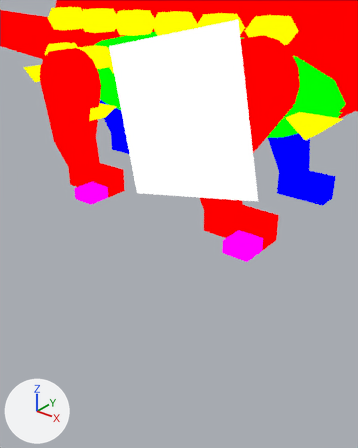
Before and after pictures for a commit that changed the Blender file assets-source/blender/motion/ankylosaurus-dance.blend.
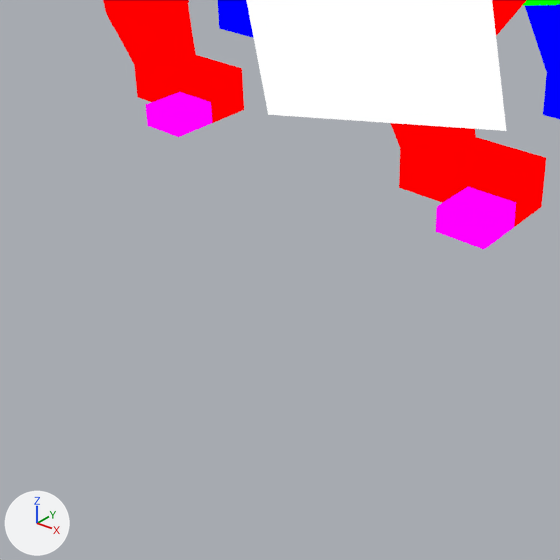
Each version is shown from a camera (50 mm lens) standing at (80.63, -34.28, 16.74) and looking at (75.88, -28.35, 13.06), then close up on the part from 0% to 80% of the width and 30% to 94% of the height. The lights are fixed; the arrows at lower left show +X, +Y and +Z. The last two pictures show the newer version.

In view in the first close-up: 'DinoTycoon_Motion_ankylosaurus_dance_eye', 'DinoTycoon_Motion_ankylosaurus_dance_far_back_foot', 'DinoTycoon_Motion_ankylosaurus_dance_far_front_1', 'DinoTycoon_Motion_ankylosaurus_dance_near_back_1', 'DinoTycoon_Motion_ankylosaurus_dance_near_back_claws', 'DinoTycoon_Motion_ankylosaurus_dance_near_back_foot', 'DinoTycoon_Motion_ankylosaurus_dance_near_back_joint_1', 'DinoTycoon_Motion_ankylosaurus_dance_near_back_tip', 'DinoTycoon_Motion_ankylosaurus_dance_near_front_1', 'DinoTycoon_Motion_ankylosaurus_dance_near_front_claws', 'DinoTycoon_Motion_ankylosaurus_dance_near_front_foot', 'DinoTycoon_Motion_ankylosaurus_dance_near_front_tip' and 7 more.
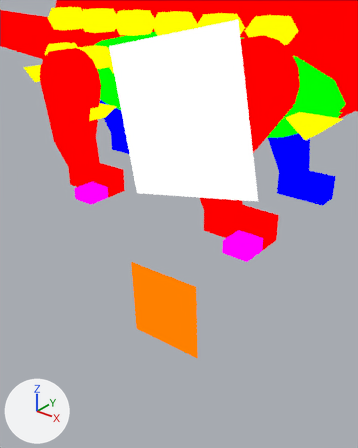
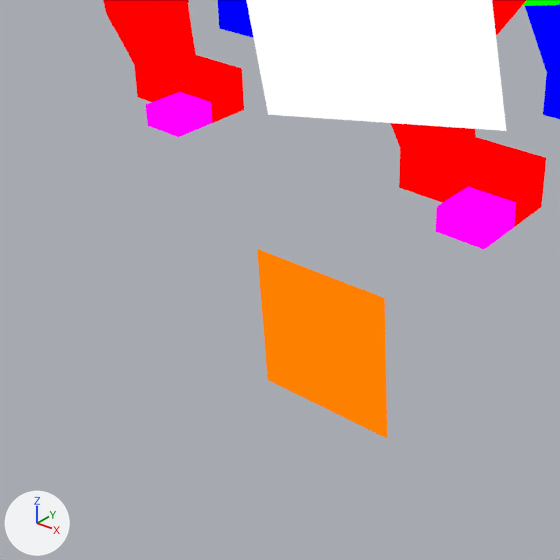
The newer file adds a shape key; the second version is drawn at full value of the shape key 'dance_01' of 'DinoTycoon_Motion_ankylosaurus_dance_eye_white', and the change is written as the vertex moves it makes.

Boxes (x1, y1, x2, y2) around the edits, measured in the close-ups (560 x 560 px):
'DinoTycoon_Motion_ankylosaurus_dance_eye_white', added (orange): after (257, 249, 387, 438)

Edits to the bpy script that builds the scene:
```text
Add mat_dinotycoon_role_y:
    mat_dinotycoon_role_y = emission_material('DinoTycoon_Role_Y')
    mat_dinotycoon_role_y.base_color = (1.0, 0.216, 0.0)  # orange #ff8000
Add me_dinotycoon_motion_ankylosaurus_dance_sample_eye_white:
    me_dinotycoon_motion_ankylosaurus_dance_sample_eye_white.from_pydata([(75.346, -29.0, 12.427), (76.745, -29.0, 12.483), (76.801, -29.0, 11.084), (75.402, -29.0, 11.028), (75.346, -29.0, 12.427), (76.745, -29.0, 12.483), (76.801, -29.0, 11.084), (75.402, -29.0, 11.028)], [], [(3, 2, 1, 0), (4, 5, 6, 7), (0, 1, 5, 4), (1, 2, 6, 5), (2, 3, 7, 6), (3, 0, 4, 7)])
    me_dinotycoon_motion_ankylosaurus_dance_sample_eye_white.materials.append(mat_dinotycoon_role_y)  # orange #ff8000
Add ob_dinotycoon_motion_ankylosaurus_dance_eye_white:
    ob_dinotycoon_motion_ankylosaurus_dance_eye_white = bpy.data.objects.new('DinoTycoon_Motion_ankylosaurus_dance_eye_white', me_dinotycoon_motion_ankylosaurus_dance_sample_eye_white)
    ob_dinotycoon_motion_ankylosaurus_dance_eye_white.location = (0.0, 0.0, 0.0)
```
